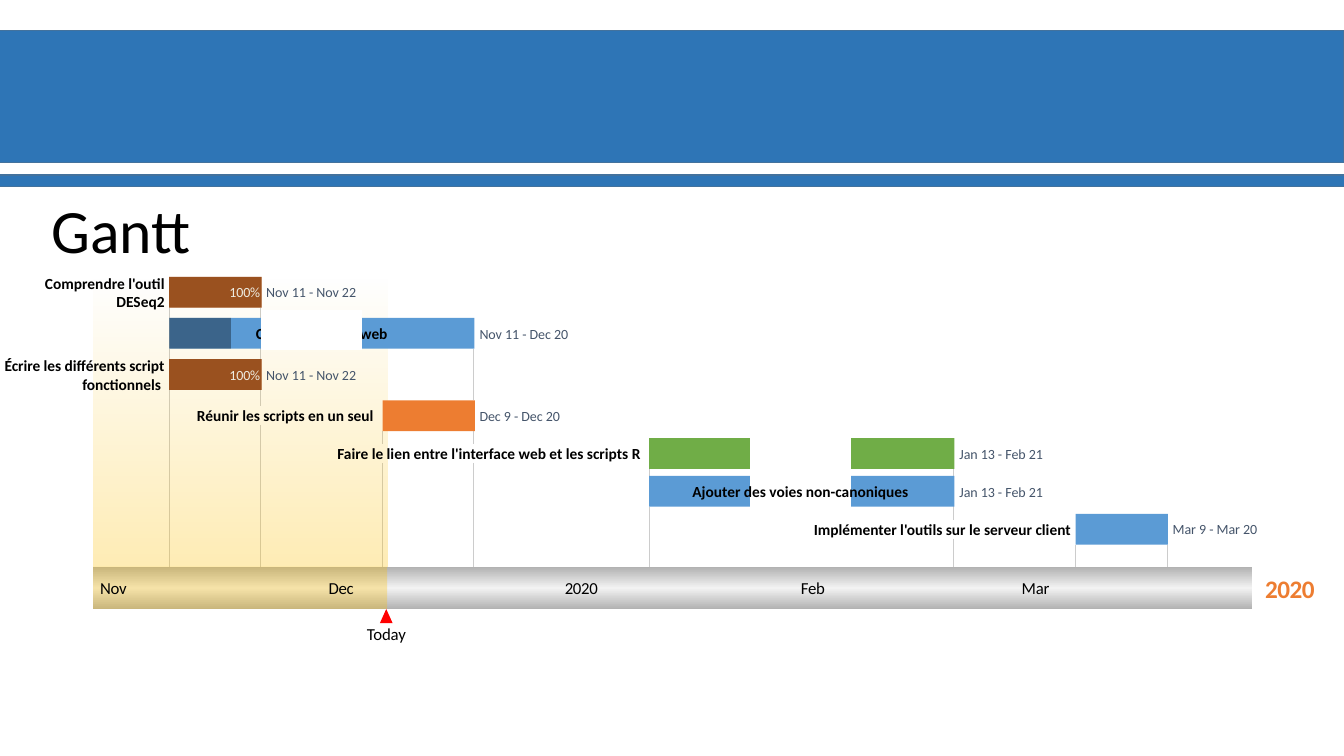
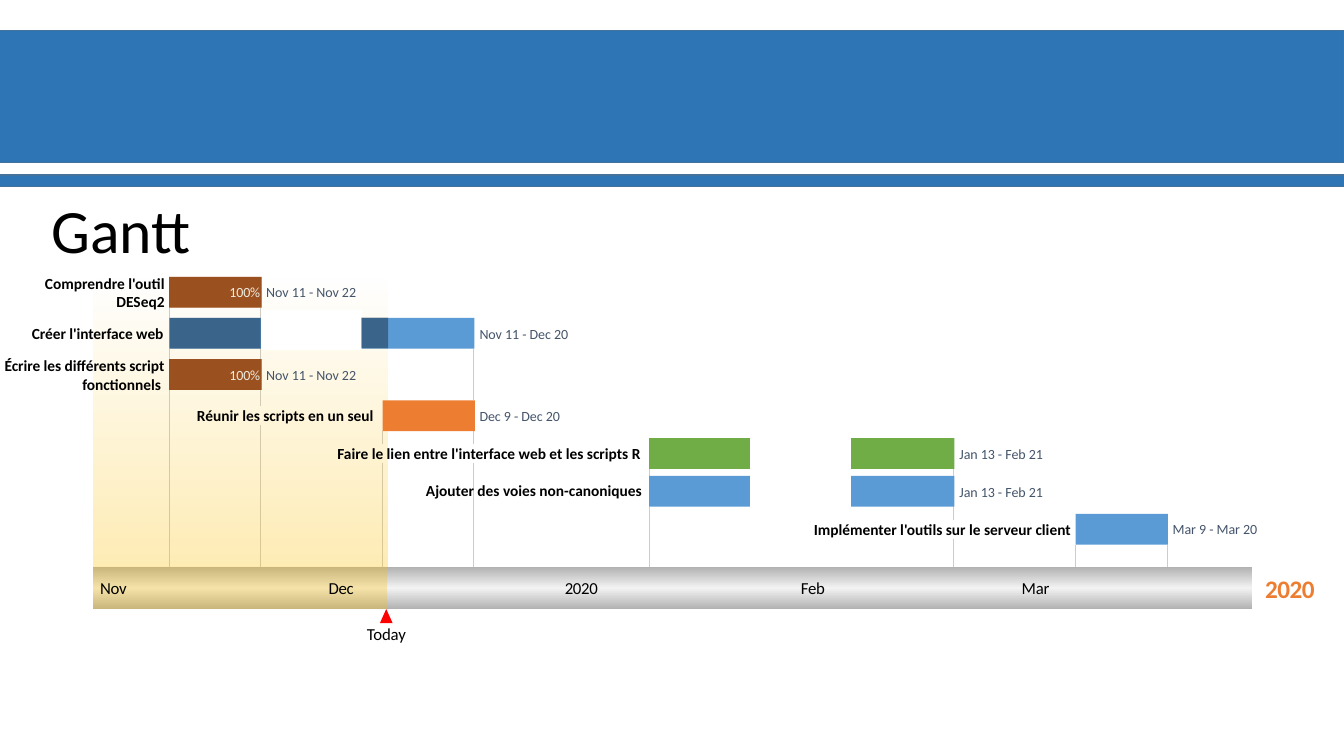
Before and after one commit to materrien/Projet-INSERM, a slide deck: slide 5 of Slides/Diapos_Suivit_projet.pptx. Drawn at 1344x756 pixels with LibreOffice and Linux fonts; fonts in the diff are those of the drawing; background and template pictures are left out. Boxes give left, top, right and bottom in pixels: in the first picture for what was removed or moved away, otherwise in the second. Text is boxed around its words. In the diff, an @@ line names an element or a change of style, - is before the commit and + after.

```diff
--- a/Slides/Diapos_Suivit_projet.pptx
+++ b/Slides/Diapos_Suivit_projet.pptx
@@ text "Créer l'interface web" rewrapped from (256,326,546,464) to (32,328,163,339) @@
@@ rectangle: place and size @@
-rectangle at (169,318,231,349)
+rectangle at (169,318,261,349)
@@ rectangle added at (361,318,388,349), fill #000000 at 35% opacity @@
@@ text "Ajouter des voies non-canoniques": place and size @@
-text "Ajouter des voies non-canoniques" at (692,484,908,502)
+text "Ajouter des voies non-canoniques" at (426,483,641,501)
```
Also in this commit, not shown: 2 other slides changed.
